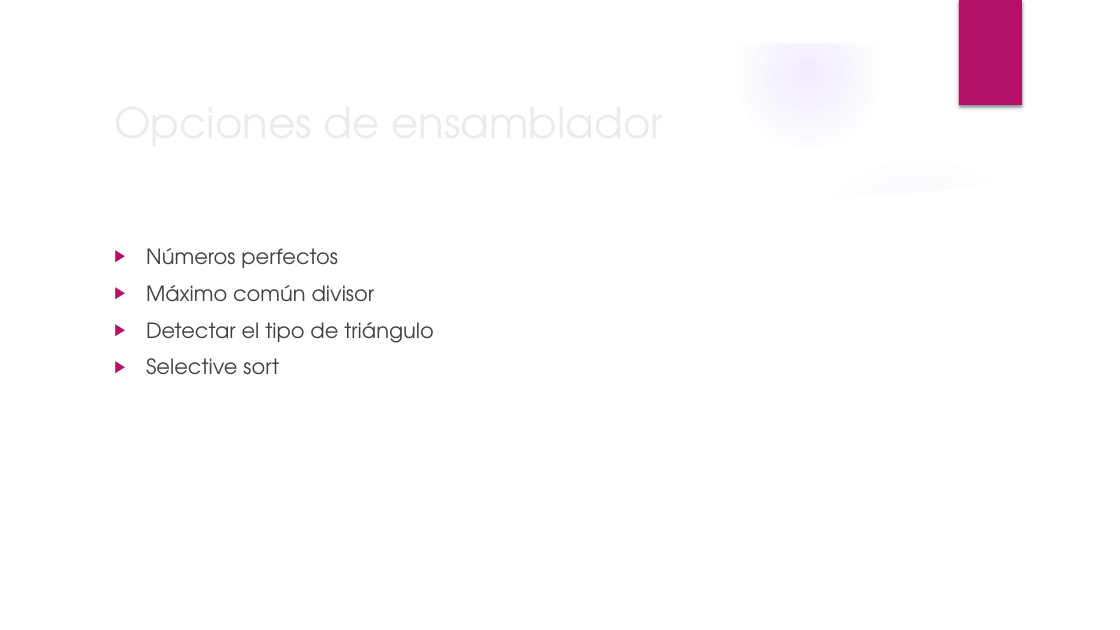
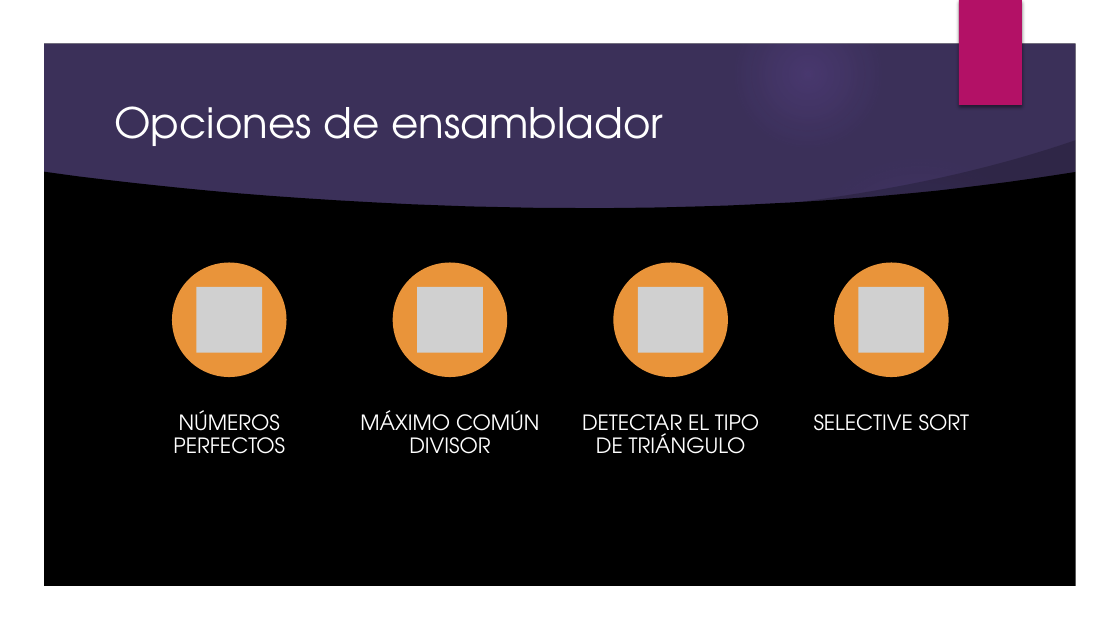
Before and after one commit to kwattt/MIPS-teams, a slide deck: slide 11 of documentacion/FASE 1 (PROYECTO MIPS).pptx (slide 10 before the commit). Drawn at 1120x630 pixels with LibreOffice and Linux fonts; fonts in the diff are those of the drawing; grey boxes stand for pictures; background and template pictures are left out. Boxes give left, top, right and bottom in pixels: in the first picture for what was removed or moved away, otherwise in the second. Text is boxed around its words. In the diff, an @@ line names an element or a change of style, - is before the commit and + after.

```diff
--- a/documentacion/FASE 1 (PROYECTO MIPS).pptx
+++ b/documentacion/FASE 1 (PROYECTO MIPS).pptx
@@ freeform shape at (x1=0, y1=0, x2=1120, y2=630): fill #FFFFFF to #000000 @@
@@ freeform shape added at (x1=0, y1=0, x2=1120, y2=630), fill #FFFFFF @@
@@ rectangle removed at (x1=959, y1=0, x2=1022, y2=105) @@
@@ rectangle added at (x1=959, y1=0, x2=1022, y2=105), fill #B31166 @@
@@ title "Opciones de ensamblador" at (x1=114, y1=106, x2=663, y2=146): text colour #EBEBEB to #FFFFFF @@
@@ freeform shape at (x1=779, y1=140, x2=1085, y2=231): fill #FFFFFF at 20% opacity to #000000 at 20% opacity @@
@@ freeform shape at (x1=42, y1=171, x2=1078, y2=588): fill #FFFFFF to #000000 @@
@@ text removed at (x1=146, y1=248, x2=434, y2=375) @@
-▶ Números perfectos
-▶ Máximo común divisor
-▶ Detectar el tipo de triángulo
-▶ Selective sort
@@ group added at (x1=172, y1=263, x2=969, y2=454): 4 ellipses, 4 pictures, 4 texts @@
+NÚMEROS PERFECTOS
+MÁXIMO COMÚN DIVISOR
+DETECTAR EL TIPO DE TRIÁNGULO
+SELECTIVE SORT
```
Also in this commit, not shown: 2 other slides changed, 2 slides added, 1 slide removed.
